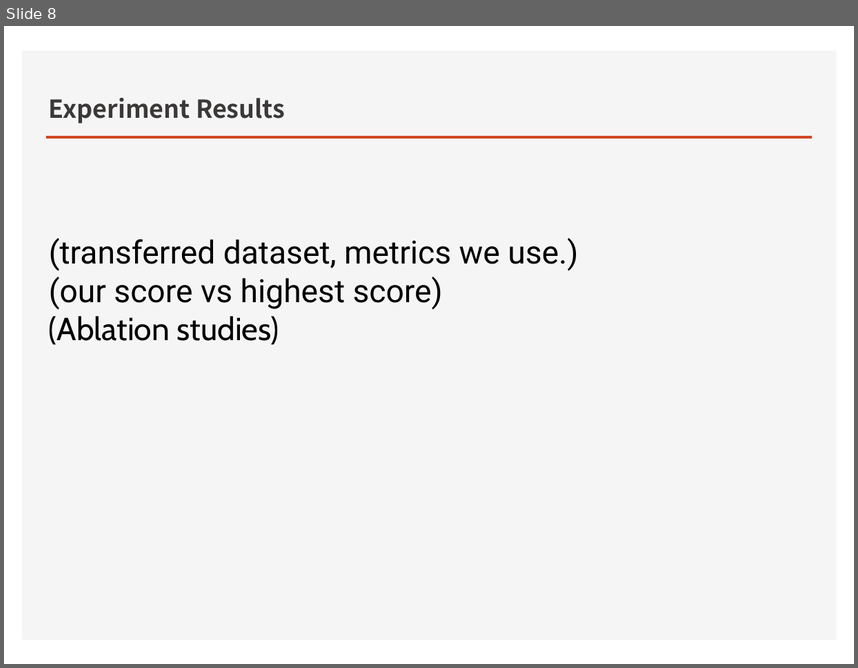
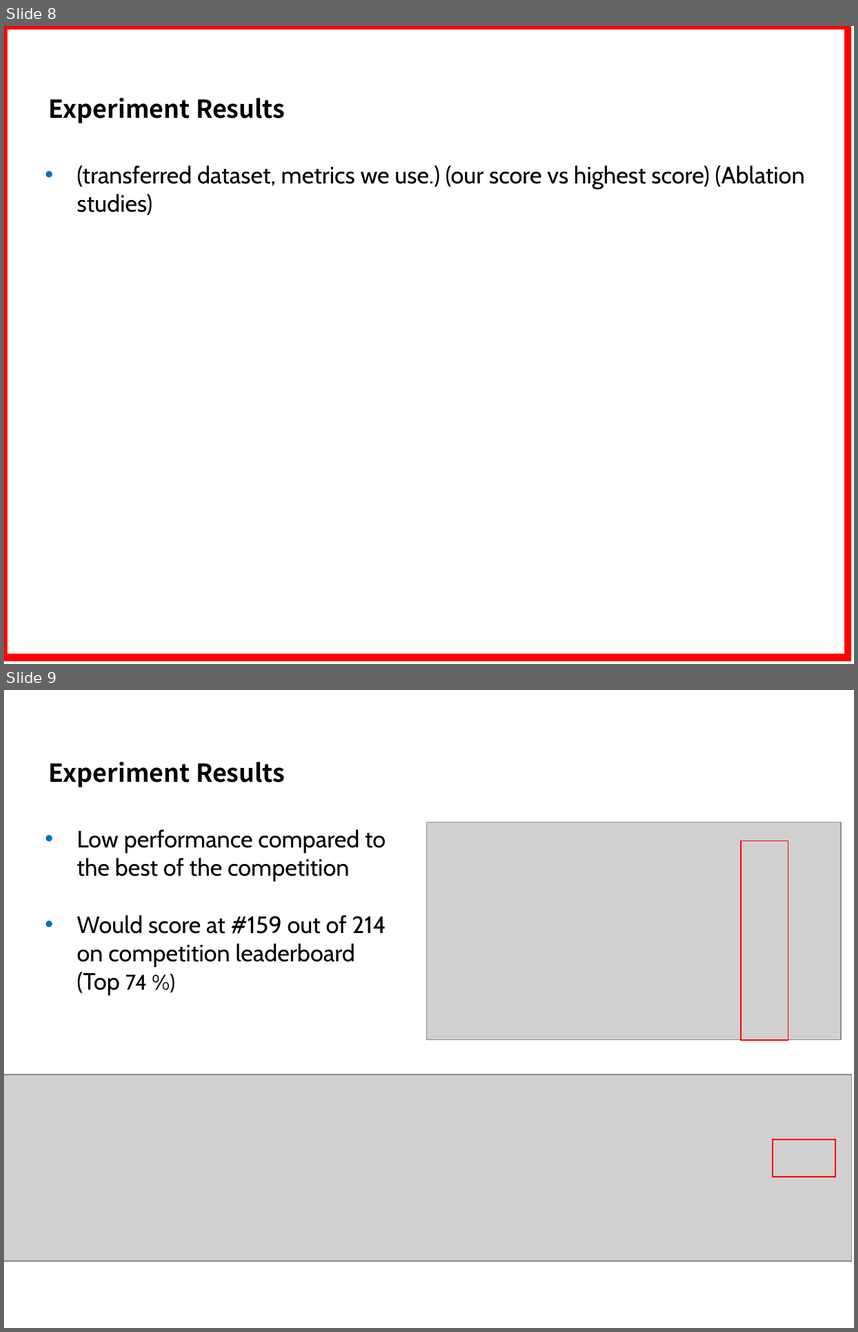
Before and after one commit to kimbold/VRDL_2019, a slide deck: Final project/Final_presentation.pptx. Shown one above the other, each under a label of ours: slide 8 before the commit, slides 8 and 9 after it. The pictures are 858x668 and 858x1332 pixels, drawn with LibreOffice and Linux fonts; fonts in the diff are those of the drawing; grey boxes stand for pictures; background and template pictures are left out. Boxes give left, top, right and bottom in pixels: in the first picture for what was removed or moved away, otherwise in the second. Text is boxed around its words. In the diff, an @@ line names an element or a change of style, - is before the commit and + after.

```diff
--- a/Final project/Final_presentation.pptx
+++ b/Final project/Final_presentation.pptx
@@ slide 9 added at box(4, 690, 854, 1328), background #FFFFFF @@
@@ title added at box(49, 762, 285, 787), 21 pt, text #000000, bold @@
+Experiment Results
@@ text added at box(77, 829, 386, 995), 20 pt, text #000000 @@
+• Low performance compared to the best of the competition
+• Would score at #159 out of 214 on competition leaderboard (Top 74 %)
@@ picture added at box(426, 822, 842, 1039) @@
@@ rectangle added at box(741, 840, 789, 1039), outline #FF0000 1 pt @@
@@ picture added at box(4, 1074, 851, 1261) @@
@@ rectangle added at box(773, 1138, 836, 1176), outline #FF0000 1 pt @@
@@ slide 8 changed as well @@
@@ rectangle added at box(4, 26, 848, 657), outline #FF0000 6 pt @@
@@ rectangle removed at box(22, 51, 836, 640) @@
@@ title "Experiment Results" at box(49, 98, 285, 123): text colour #3B3838 to #000000 @@
@@ line removed from (47, 137) to (811, 137) @@
@@ text at box(77, 165, 805, 215): text changed; size 27 to 20 pt; font Roboto to Cabin @@
-(transferred dataset, metrics we use.)
-(our score vs highest score)
-(Ablation studies)
+• (transferred dataset, metrics we use.) (our score vs highest score) (Ablation studies)
```
Also in this commit, not shown: 4 other slides changed, 7 other slides added, 10 slides removed, 1 other file.
